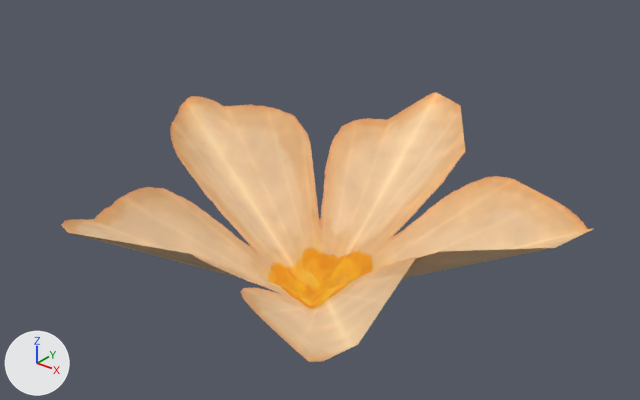
The glTF model web/public/models/nature/Petal_2.gltf, before and after one commit.
Camera for both pictures: a 50 mm lens placed at (0.685, -0.835, 0.676), pointed at (0.012, 0.007, 0.154). The axes (+X, +Y, +Z) are drawn at lower left. The lights are the same throughout. The first picture is the older version.

The older version as bpy lines, for what is in view:
```python
me_plane_024 = bpy.data.meshes.new('Plane.024')
me_plane_024.from_pydata(...)  # 16 vertices, 15 faces; spans x -0.321..0.353, y -0.302..0.329, z 0.0..0.236
me_plane_024.materials.append(mat_flowers)
ob_petal_2 = bpy.data.objects.new('Petal_2', me_plane_024)
ob_petal_2.location = (0.0, 0.0, 0.0)
```
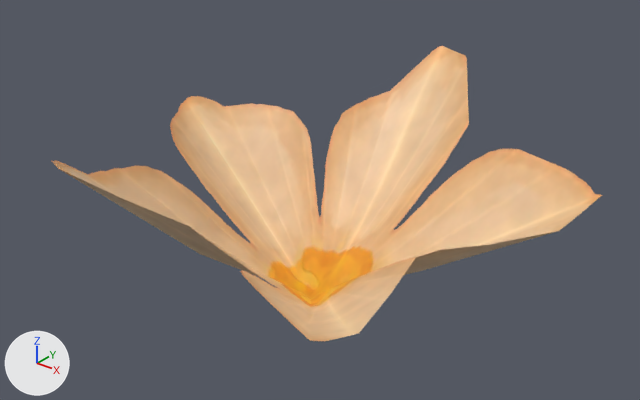
Where the change shows, as pixel boxes (x1, y1, x2, y2) in the pictures (640 x 400 px):
'Petal_2', reshaped, moved, rescaled (9% taller): before (61, 92, 593, 362); after (52, 46, 602, 341)

The change in detail:
me_plane_024 is used by ob_petal_2; location (0.0, 0.0, 0.0).
me_plane_024 had 16 vertices, 15 faces and spanned x -0.321..0.353, y -0.302..0.329, z 0.0..0.236.
me_plane_024 now has 46 vertices, 60 faces and spans x -1.0..1.0, y -0.932..0.932, z -0.449..0.449.
me_plane_024 part 1: the whole mesh is rebuilt.
Object 'Petal_2' (ob_petal_2) moves from (0.0, 0.0, 0.0) to (0.019, 0.008, 0.152).
Object 'Petal_2' (ob_petal_2) is rescaled from (1.0, 1.0, 1.0) to (0.339, 0.339, 0.339).
